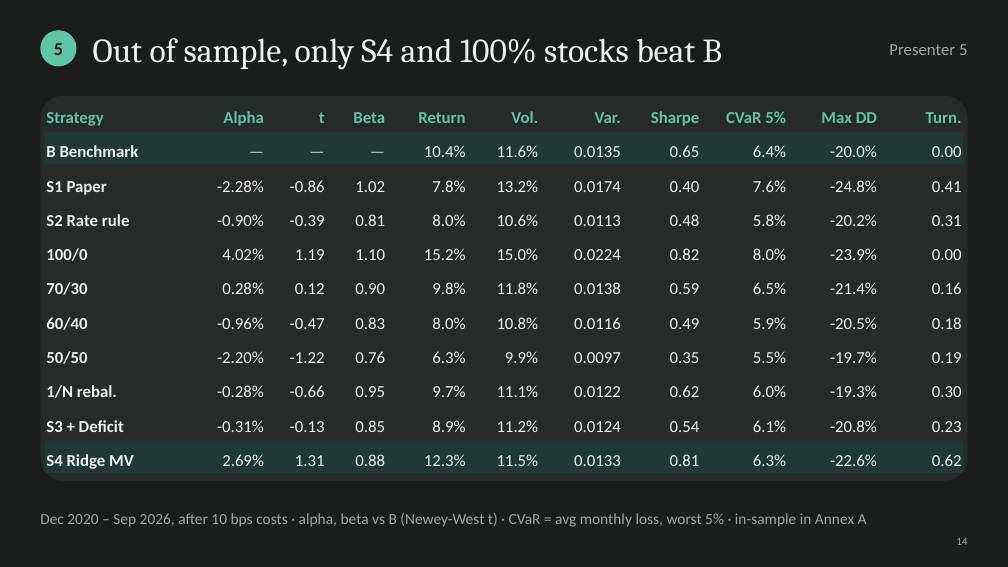
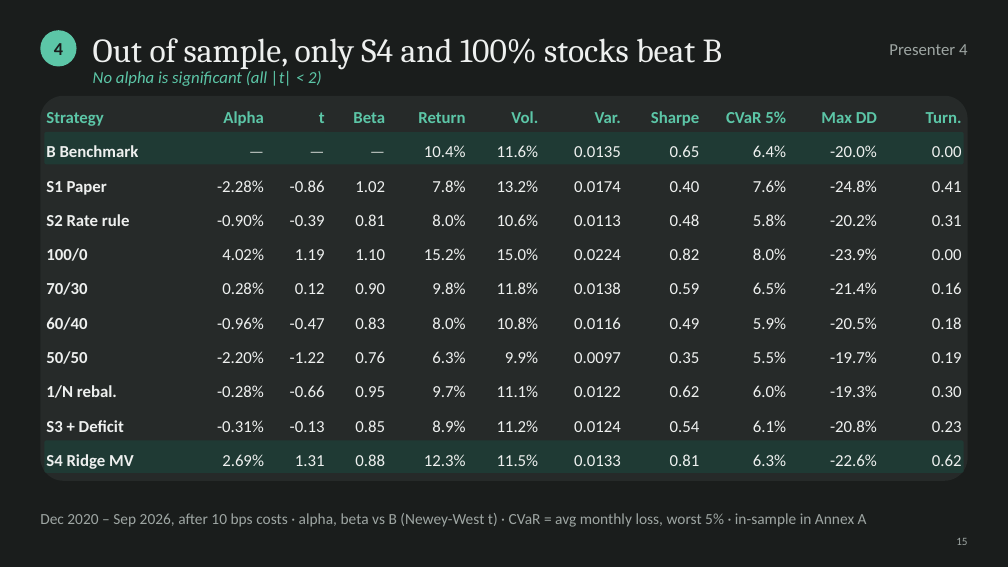
Before and after one commit to cyee02/MQF, a slide deck: slide 16 of QF600/Final Assignment/04 - Presentation Slides Group 6.pptx (slide 14 before the commit). Drawn at 1008x567 pixels with LibreOffice and Linux fonts; fonts in the diff are those of the drawing. Boxes give left, top, right and bottom in pixels: in the first picture for what was removed or moved away, otherwise in the second. Text is boxed around its words. In the diff, an @@ line names an element or a change of style, - is before the commit and + after.

```diff
--- a/QF600/Final Assignment/04 - Presentation Slides Group 6.pptx
+++ b/QF600/Final Assignment/04 - Presentation Slides Group 6.pptx
@@ text at (54, 43, 63, 55): text changed @@
-5
+4
@@ text at (889, 44, 967, 55): text changed @@
-Presenter 5
+Presenter 4
@@ text added at (93, 71, 322, 86), 12 pt, text #5CC6A7, italic @@
+No alpha is significant (all |t| < 2)
@@ text at (956, 538, 967, 545): text changed @@
-14
+15
```
Also in this commit, not shown: 18 other slides changed, 7 slides added, 29 other files.
